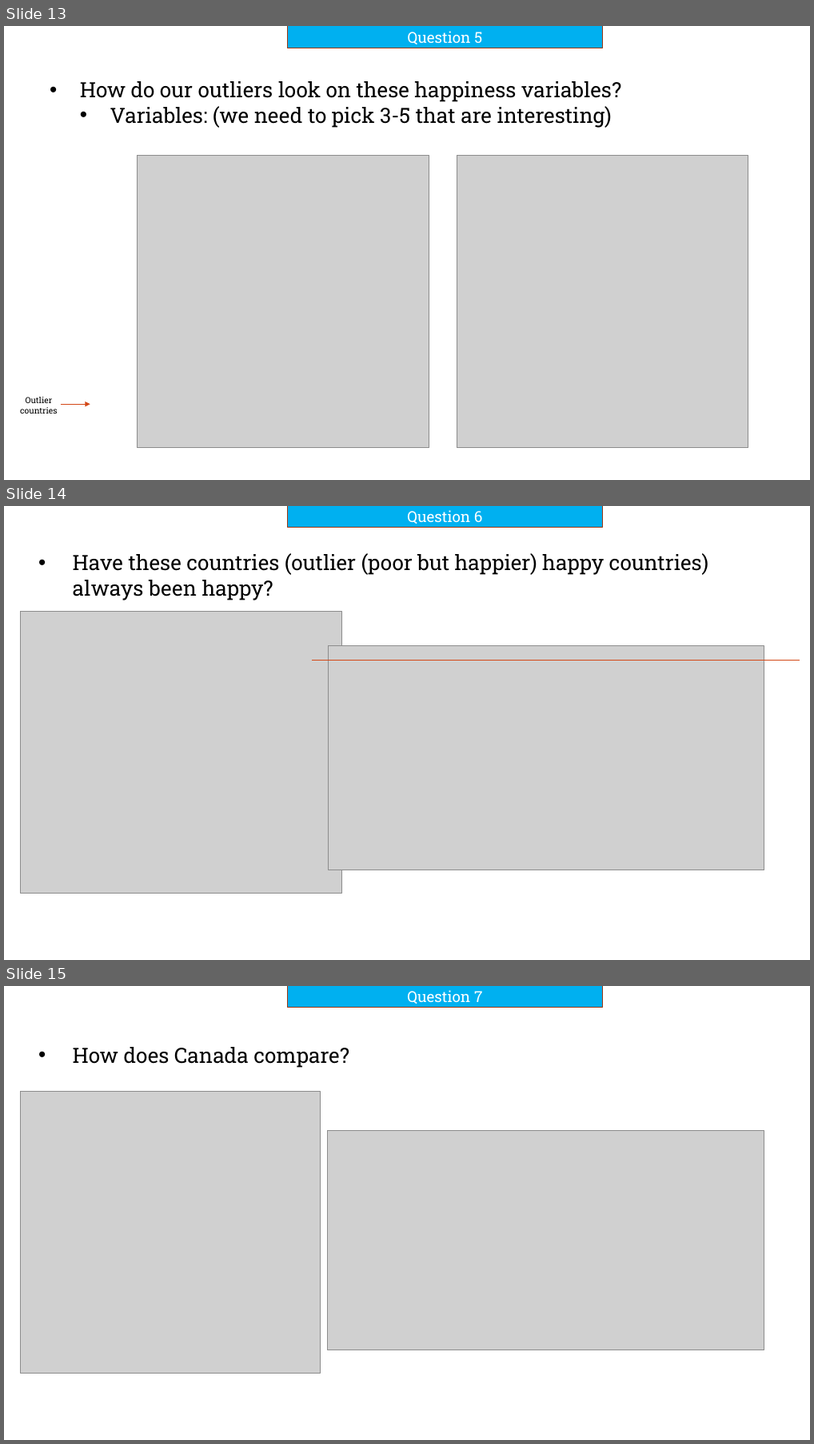
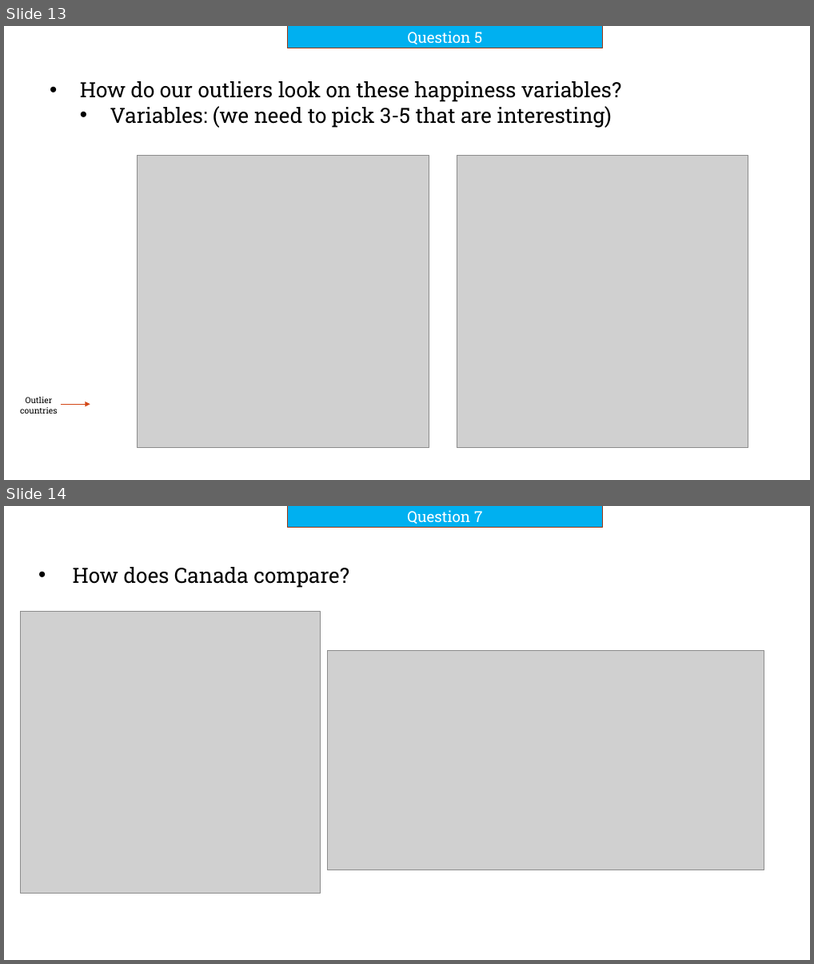
Before and after one commit to jkurtb/Suicide_squad, a slide deck: Powerpoints/Project Week_Pursuit of Happiness_v0.2.pptx. Shown one above the other, each under a label of ours: slides 13, 14 and 15 before the commit, slides 13 and 14 after it. The pictures are 814x1444 and 814x964 pixels, drawn with LibreOffice and Linux fonts; fonts in the diff are those of the drawing; grey boxes stand for pictures; background and template pictures are left out. Boxes give left, top, right and bottom in pixels: in the first picture for what was removed or moved away, otherwise in the second. Text is boxed around its words. In the diff, an @@ line names an element or a change of style, - is before the commit and + after.

Commit message:
latest ppt

```diff
--- a/Powerpoints/Project Week_Pursuit of Happiness_v0.2.pptx
+++ b/Powerpoints/Project Week_Pursuit of Happiness_v0.2.pptx
@@ slide 14 removed at (4,506,810,960), background #FFFFFF; not listed: 1 template element that a slide beside it also shows @@
@@ rectangle removed at (288,506,603,528) @@
-Question 6
@@ text removed at (73,553,710,600) @@
-    • Have these countries (outlier (poor but happier) happy countries) always been happy?
@@ picture removed at (20,612,342,892) @@
@@ picture removed at (328,646,765,869) @@
@@ line removed from (312, 660) to (800, 660) @@
@@ what was slide 15 is now slide 14 @@
```
Also in this commit, not shown: 1 slide added, 1 other file.
